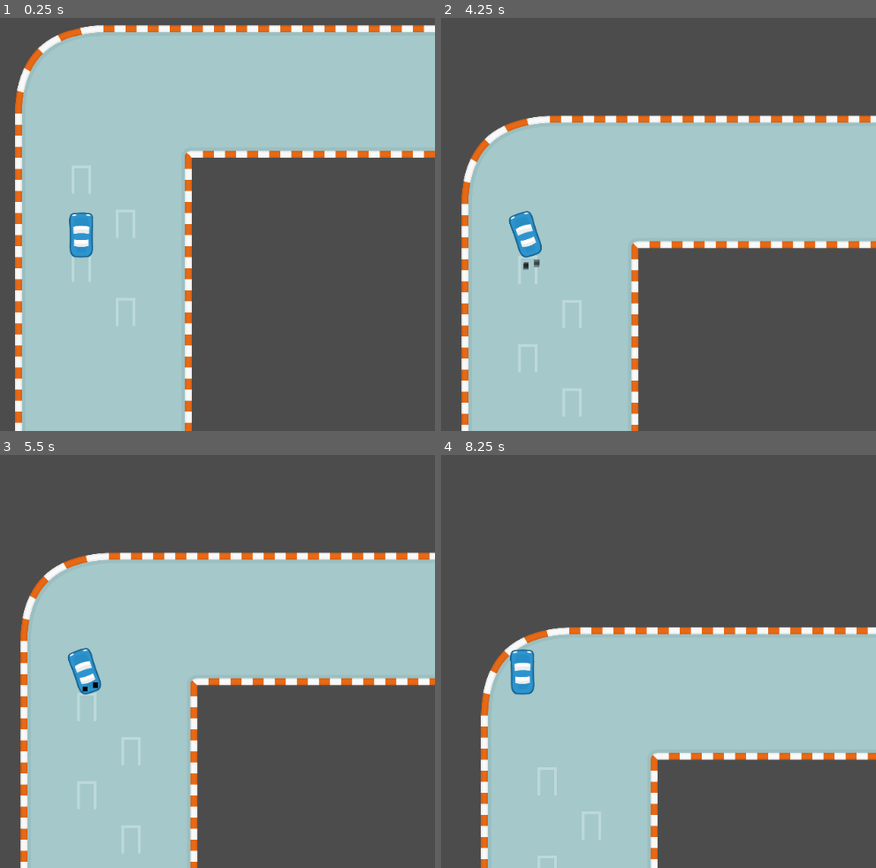
Above: before the commit, frames 1-4 (two rows, left to right).
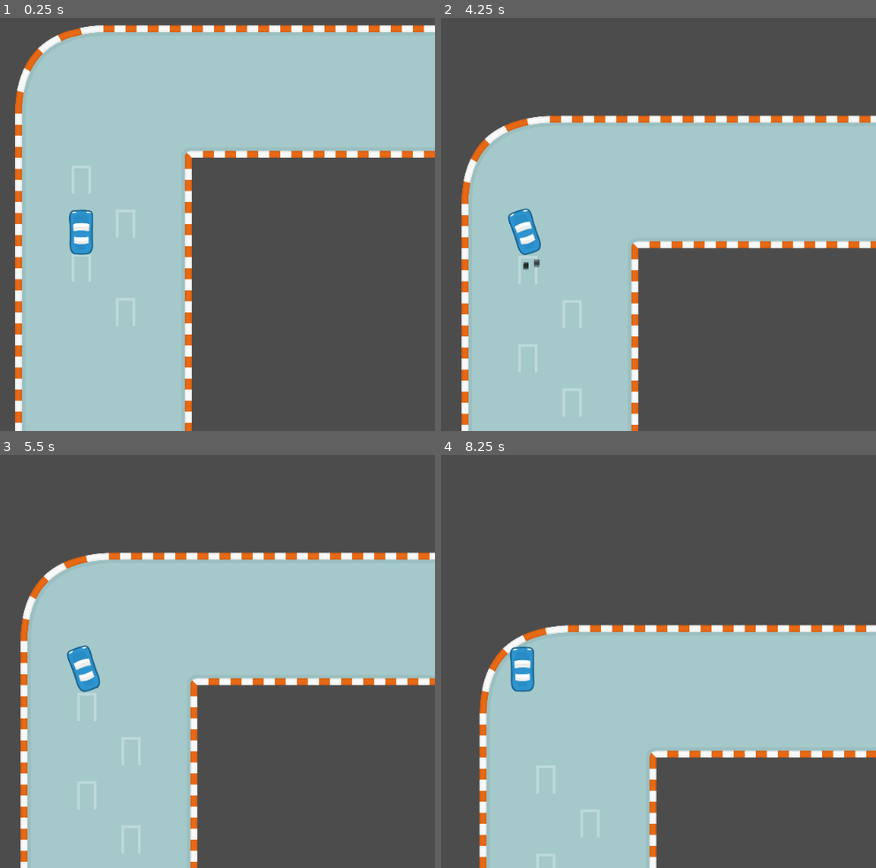
Above: after the commit, the same moments.

Repository: snowbillr/learning-godot
Game: Godot game, scene res://Main.tscn
Same seed, same stepped clock (60 frames per second), same inputs: the game is played once before the commit and once after it.
Inputs:
- Up to frame 1 (0.25 s): no input
- Up to frame 2 (4.25 s): tap Enter at 0.5, 2.75 s; hold Right (turn_right) 0.53-1.28 s; hold Space (drift) 0.53-1.28 s; hold Left (turn_left) 1.28-2.03 s; tap Down (decelerate) at 1.35 s; tap Space (drift) at 1.55, 2.85, 3.8 s; hold Right (turn_right) 2.03-2.78 s; hold Space (drift) 2.03-2.78 s; hold Up (accelerate) 2.78-3.53 s; hold Left (turn_left) from 3.53 s (still down); hold Down (decelerate) from 3.53 s (still down)
- Up to frame 3 (5.5 s): keep holding Left (turn_left); release Down (decelerate) at 4.28 s; tap Space (drift) at 4.35 s; hold Space (drift) from 5.03 s (still down)
- Up to frame 4 (8.25 s): release Left (turn_left) at 5.78 s; release Space (drift) at 5.78 s; hold Right (turn_right) 5.78-6.53 s; tap Down (decelerate) at 5.85 s; tap Space (drift) at 6.05, 7.35 s; tap Enter at 6.5 s; hold Up (accelerate) 6.53-7.28 s; hold Space (drift) 6.53-7.28 s; hold Right (turn_right) 7.28-8.03 s; hold Left (turn_left) from 8.03 s (still down); hold Down (decelerate) from 8.03 s (still down)

The runs differ from the first frame. In frame 1, 0.3% of the frame differs, in the area x 15-22%, y 46-59%; in frame 2, 0.3%; in frame 3, 0.3%; in frame 4, 3.2%, in the area x 8-100%, y 41-100%.

Commit message:
smog while accelerating

Diff:
--- a/gokarts/Car.gd
+++ b/gokarts/Car.gd
@@ -35,8 +35,7 @@
     # rotate wheel angle
     var turn_strength = _get_turn_strength()
     if !is_zero_approx(turn_strength):
-#        var velocity_effect = tmp_velocity.length() / MAX_VELOCITY
-        _wheel_rotation += turn_strength * WHEEL_ANGULAR_VELOCITY * delta #* velocity_effect
+        _wheel_rotation += turn_strength * WHEEL_ANGULAR_VELOCITY * delta
     elif abs(_wheel_rotation) < 0.05:
         _wheel_rotation = 0
     elif !is_zero_approx(_wheel_rotation):
@@ -56,11 +55,14 @@
         $DriftTrailLeft.emitting = false
         $DriftTrailRight.emitting = false
 
+    if _is_accelerating():
+        $Smog.emitting = true
+    else:
+        $Smog.emitting = false
+
     rotation += _wheel_rotation * velocity_factor * drifting_factor
 
-    # velocity = rotated tmp velocity
     if _is_drifting():
-        pass
         _velocity = (tmp_velocity * 0.98).rotated(rotation)
     else:
         _velocity = tmp_velocity.rotated(rotation)
@@ -81,3 +83,6 @@
 
 func _is_drifting() -> bool:
     return Input.get_action_strength("drift") > 0
+
+func _is_accelerating() -> bool:
+    return _get_acceleration_strength() < 0 && _velocity.length() < MAX_VELOCITY
--- /dev/null
+++ b/gokarts/Car.tscn
@@ -0,0 +1,79 @@
+[gd_scene load_steps=8 format=2]
+
+[ext_resource path="res://Car.gd" type="Script" id=1]
+[ext_resource path="res://assets/car_blue_3.png" type="Texture" id=2]
+
+[sub_resource type="CapsuleShape2D" id=1]
+radius = 33.0094
+height = 68.1698
+
+[sub_resource type="Gradient" id=2]
+colors = PoolColorArray( 0, 0, 0, 1, 0, 0, 0, 0 )
+
+[sub_resource type="GradientTexture" id=3]
+gradient = SubResource( 2 )
+
+[sub_resource type="ParticlesMaterial" id=4]
+lifetime_randomness = 0.26
+flag_disable_z = true
+direction = Vector3( 0, 0, 0 )
+gravity = Vector3( 0, 0, 0 )
+orbit_velocity = 0.0
+orbit_velocity_random = 0.0
+scale = 15.0
+color_ramp = SubResource( 3 )
+
+[sub_resource type="ParticlesMaterial" id=5]
+emission_shape = 1
+emission_sphere_radius = 4.68
+flag_disable_z = true
+direction = Vector3( 0, 1, 0 )
+gravity = Vector3( 0, 0, 0 )
+initial_velocity = 172.42
+angular_velocity = 173.79
+angular_velocity_random = 1.0
+orbit_velocity = 0.0
+orbit_velocity_random = 0.0
+scale = 20.0
+scale_random = 0.82
+color = Color( 0.690196, 0.690196, 0.690196, 0.556863 )
+
+[node name="Car" type="KinematicBody2D"]
+script = ExtResource( 1 )
+
+[node name="Camera2D" type="Camera2D" parent="."]
+current = true
+zoom = Vector2( 2, 2 )
+
+[node name="CollisionShape2D" type="CollisionShape2D" parent="."]
+position = Vector2( 0, 24 )
+shape = SubResource( 1 )
+
+[node name="DriftTrailLeft" type="Particles2D" parent="."]
+position = Vector2( -16, 80 )
+emitting = false
+amount = 60
+lifetime = 0.6
+local_coords = false
+process_material = SubResource( 4 )
+
+[node name="DriftTrailRight" type="Particles2D" parent="."]
+position = Vector2( 16, 80 )
+emitting = false
+amount = 30
+lifetime = 0.6
+local_coords = false
+process_material = SubResource( 4 )
+
+[node name="Smog" type="Particles2D" parent="."]
+position = Vector2( 0, 80 )
+emitting = false
+amount = 30
+lifetime = 0.6
+randomness = 0.51
+local_coords = false
+process_material = SubResource( 5 )
+
+[node name="Sprite" type="Sprite" parent="."]
+position = Vector2( 0, 24 )
+texture = ExtResource( 2 )
--- a/gokarts/Main.tscn
+++ b/gokarts/Main.tscn
@@ -1,8 +1,7 @@
-[gd_scene load_steps=34 format=2]
+[gd_scene load_steps=29 format=2]
 
 [ext_resource path="res://assets/spritesheet_tiles.png" type="Texture" id=1]
-[ext_resource path="res://assets/car_blue_3.png" type="Texture" id=2]
-[ext_resource path="res://Car.gd" type="Script" id=3]
+[ext_resource path="res://Car.tscn" type="PackedScene" id=2]
 
 [sub_resource type="ConvexPolygonShape2D" id=1]
 points = PoolVector2Array( 108.083, 0, 128, 0, 126.833, 128, 77.5278, 128, 99.75, 63.6216, 108.083, 3.89935 )
@@ -253,64 +252,15 @@
 } ]
 0/z_index = 0
 
-[sub_resource type="CapsuleShape2D" id=21]
-radius = 33.0094
-height = 68.1698
-
-[sub_resource type="Gradient" id=29]
-colors = PoolColorArray( 0, 0, 0, 1, 0, 0, 0, 0 )
-
-[sub_resource type="GradientTexture" id=30]
-gradient = SubResource( 29 )
-
-[sub_resource type="ParticlesMaterial" id=28]
-lifetime_randomness = 0.26
-flag_disable_z = true
-direction = Vector3( 0, 0, 0 )
-gravity = Vector3( 0, 0, 0 )
-orbit_velocity = 0.0
-orbit_velocity_random = 0.0
-scale = 15.0
-color_ramp = SubResource( 30 )
-
-[node name="Node" type="Node"]
-
-[node name="World" type="Node2D" parent="."]
-
-[node name="Track" type="TileMap" parent="World"]
+[node name="Main" type="Node"]
+
+[node name="Level" type="Node2D" parent="."]
+
+[node name="Track" type="TileMap" parent="Level"]
 position = Vector2( 576, -1984 )
 tile_set = SubResource( 20 )
 cell_size = Vector2( 128, 128 )
 format = 1
 tile_data = PoolIntArray( 786426, 0, 393220, 786427, 0, 327684, 786428, 0, 655364, 786429, 0, 655364, 786430, 0, 655364 …(3135 unchanged characters)…
 
-[node name="Car" type="KinematicBody2D" parent="World"]
-script = ExtResource( 3 )
-
-[node name="Camera2D" type="Camera2D" parent="World/Car"]
-current = true
-zoom = Vector2( 2, 2 )
-
-[node name="Sprite" type="Sprite" parent="World/Car"]
-position = Vector2( 0, 32 )
-texture = ExtResource( 2 )
-
-[node name="CollisionShape2D" type="CollisionShape2D" parent="World/Car"]
-position = Vector2( 0, 32 )
-shape = SubResource( 21 )
-
-[node name="DriftTrailLeft" type="Particles2D" parent="World/Car"]
-position = Vector2( -16, 80 )
-emitting = false
-amount = 60
-lifetime = 0.6
-local_coords = false
-process_material = SubResource( 28 )
-
-[node name="DriftTrailRight" type="Particles2D" parent="World/Car"]
-position = Vector2( 16, 80 )
-emitting = false
-amount = 30
-lifetime = 0.6
-local_coords = false
-process_material = SubResource( 28 )
+[node name="Car" parent="Level" instance=ExtResource( 2 )]
